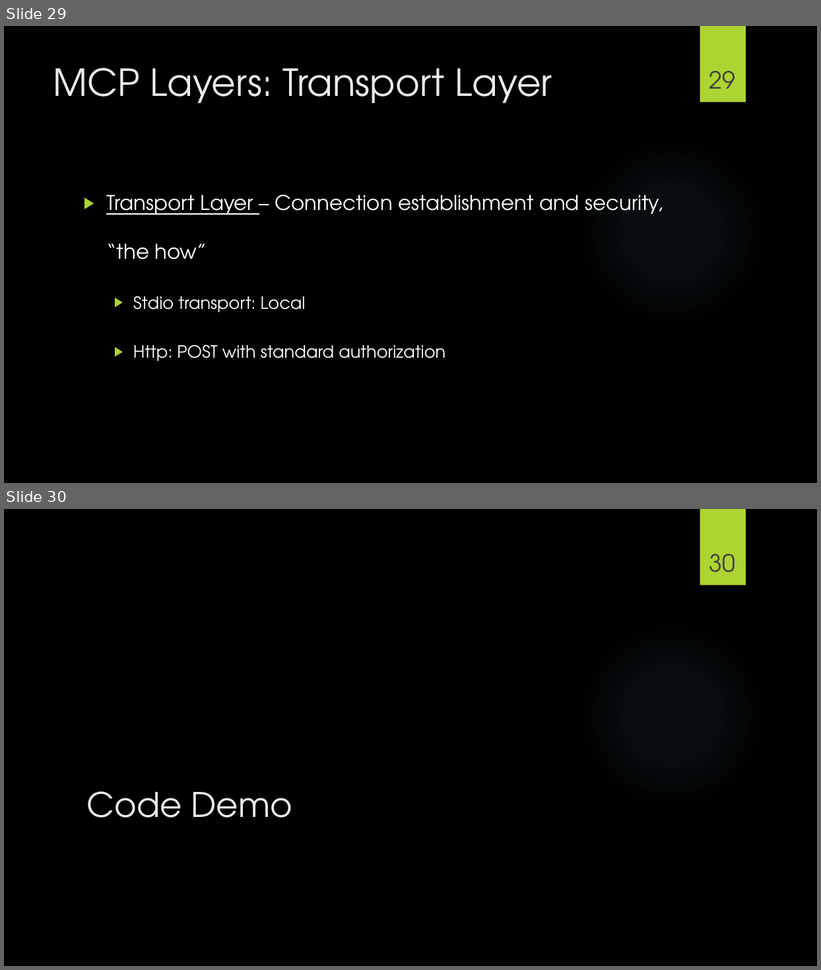
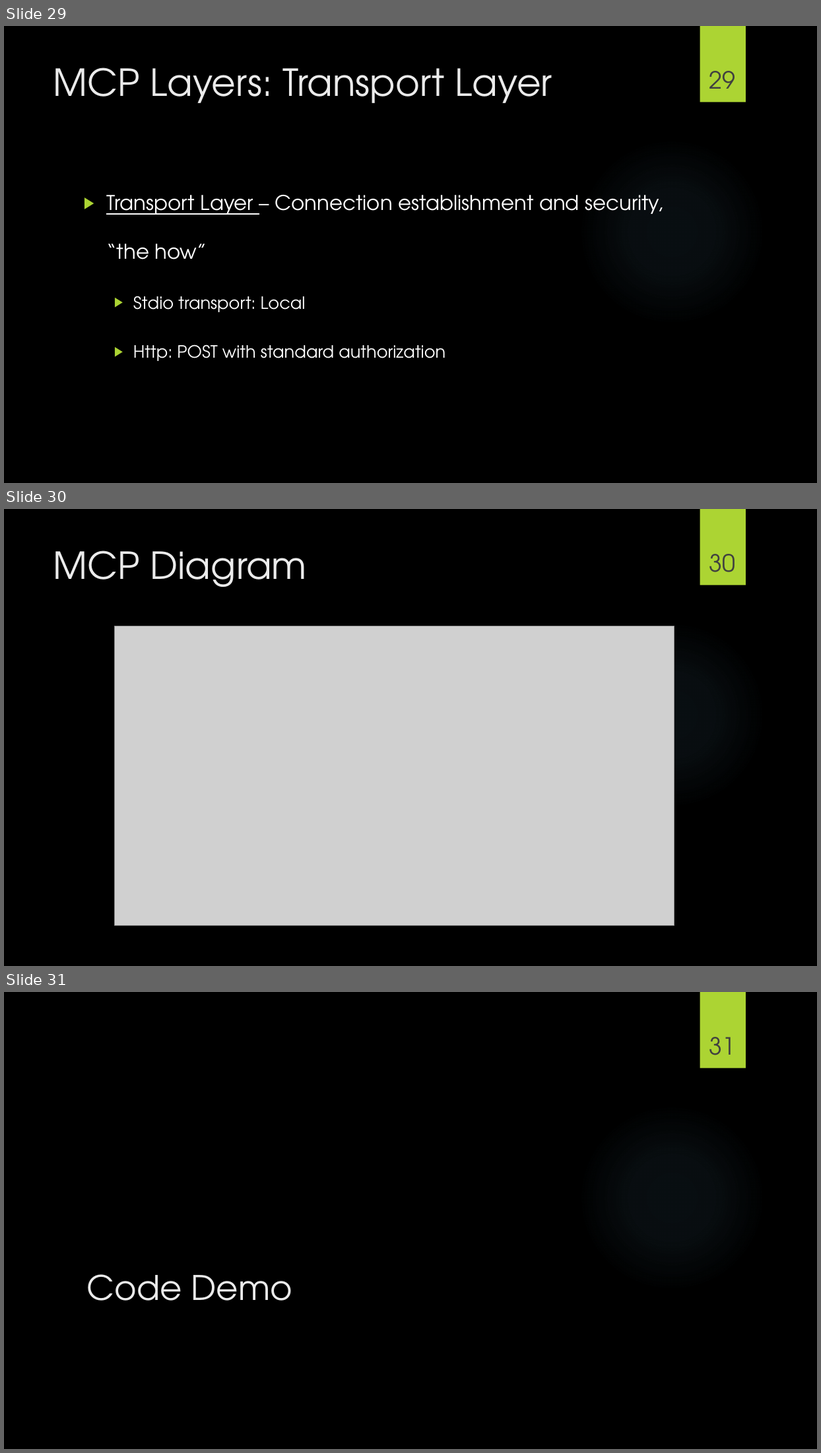
Before and after one commit to frank113/mcp_nycr_demo, a slide deck: slides/mcp_slides.pptx. Shown one above the other, each under a label of ours: slides 29 and 30 before the commit, slides 29, 30 and 31 after it. The pictures are 821x970 and 821x1453 pixels, drawn with LibreOffice and Linux fonts; fonts in the diff are those of the drawing; grey boxes stand for pictures; background and template pictures are left out. Boxes give left, top, right and bottom in pixels: in the first picture for what was removed or moved away, otherwise in the second. Text is boxed around its words. In the diff, an @@ line names an element or a change of style, - is before the commit and + after.

Commit message:
bump slides

```diff
--- a/slides/mcp_slides.pptx
+++ b/slides/mcp_slides.pptx
@@ slide 30 added at [4,509,817,966], background picture (left out); not listed: 2 template elements that a slide beside it also shows @@
@@ title added at [54,551,307,587], 44 pt, text #EBEBEB @@
+MCP Diagram
@@ page number added at [710,554,736,572], 28 pt, text #404040 @@
+30
@@ picture added at [114,626,675,925] @@
@@ what was slide 30 is now slide 31 @@
@@ page number at [710,1037,736,1055]: text changed @@
-30
+31
```
